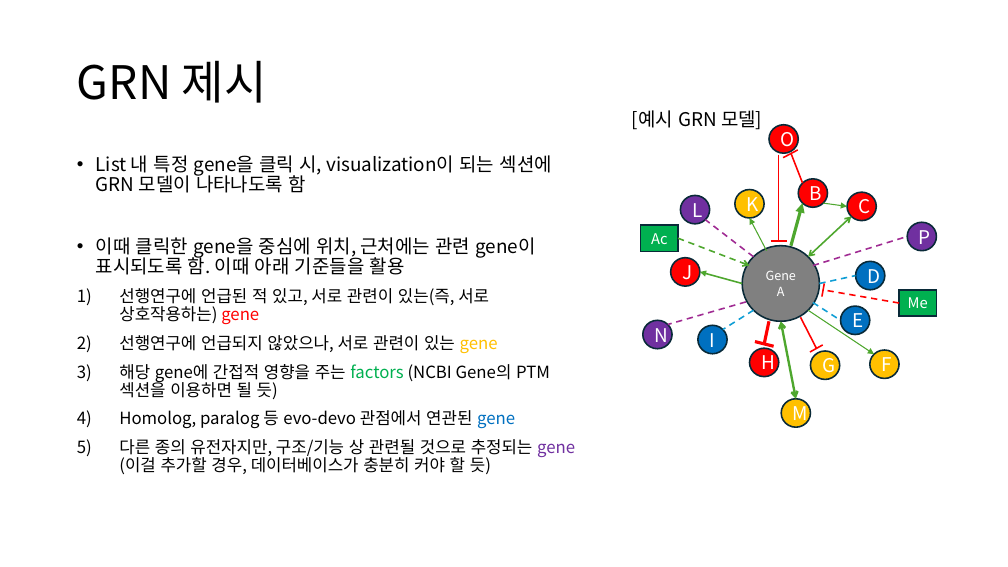
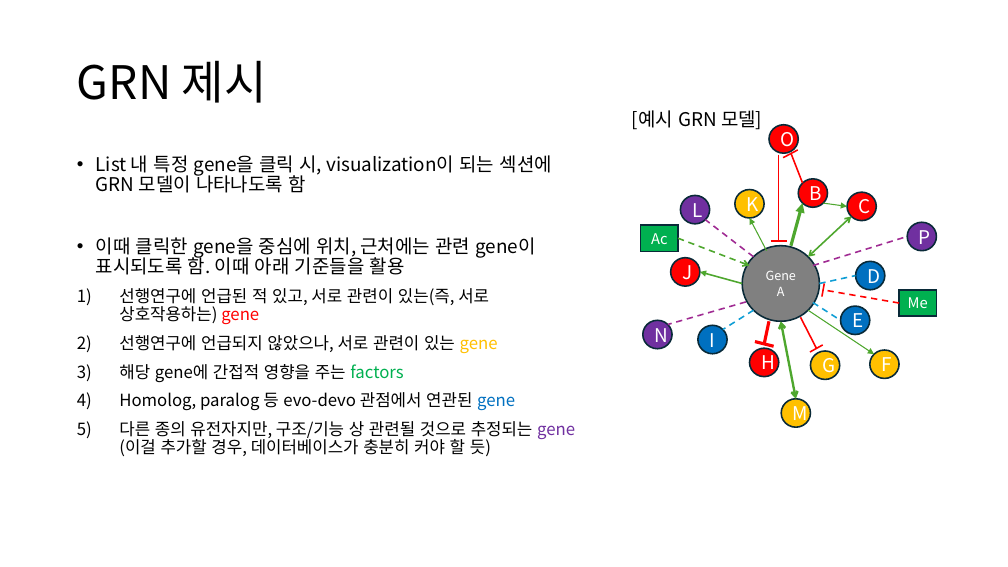
Before and after one commit to summer-121/Genetwork, a slide deck: slide 5 of GeNetwork_Scheme.pptx (slide 6 before the commit). Drawn at 1008x567 pixels with LibreOffice and Linux fonts; fonts in the diff are those of the drawing. Boxes give left, top, right and bottom in pixels: in the first picture for what was removed or moved away, otherwise in the second. Text is boxed around its words. In the diff, an @@ line names an element or a change of style, - is before the commit and + after.

```diff
--- a/GeNetwork_Scheme.pptx
+++ b/GeNetwork_Scheme.pptx
@@ text at (x1=119, y1=364, x2=403, y2=383): text changed @@
-3) 해당 gene에 간접적 영향을 주는 factors (NCBI Gene의 PTM 섹션을 이용하면 될 듯)
+3) 해당 gene에 간접적 영향을 주는 factors
```
Also in this commit, not shown: 6 other slides changed, 2 slides added, 1 slide removed.
